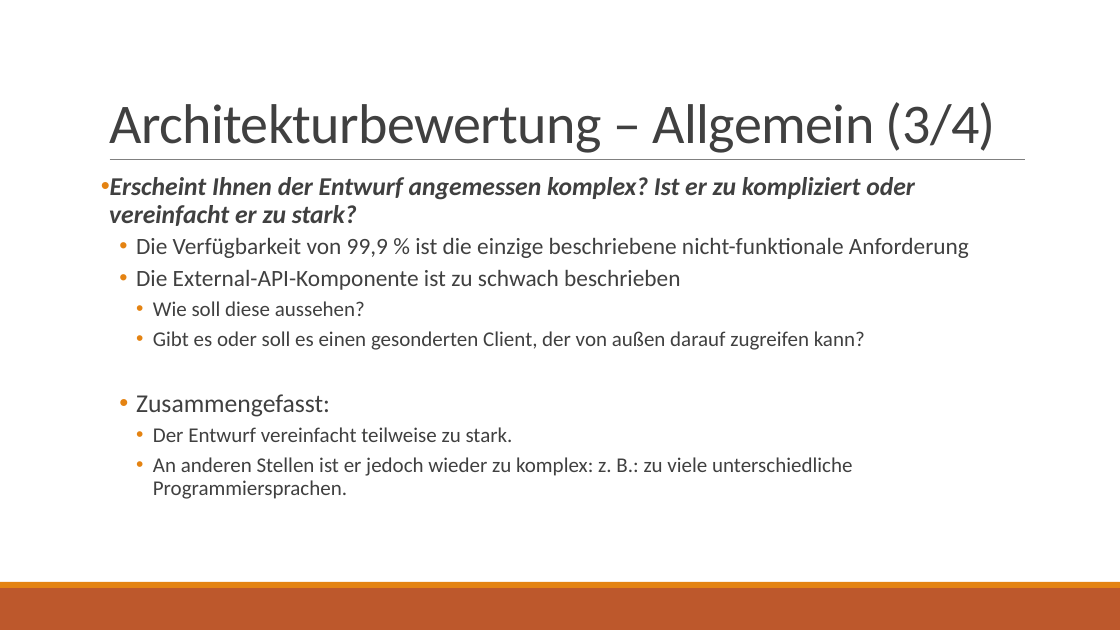
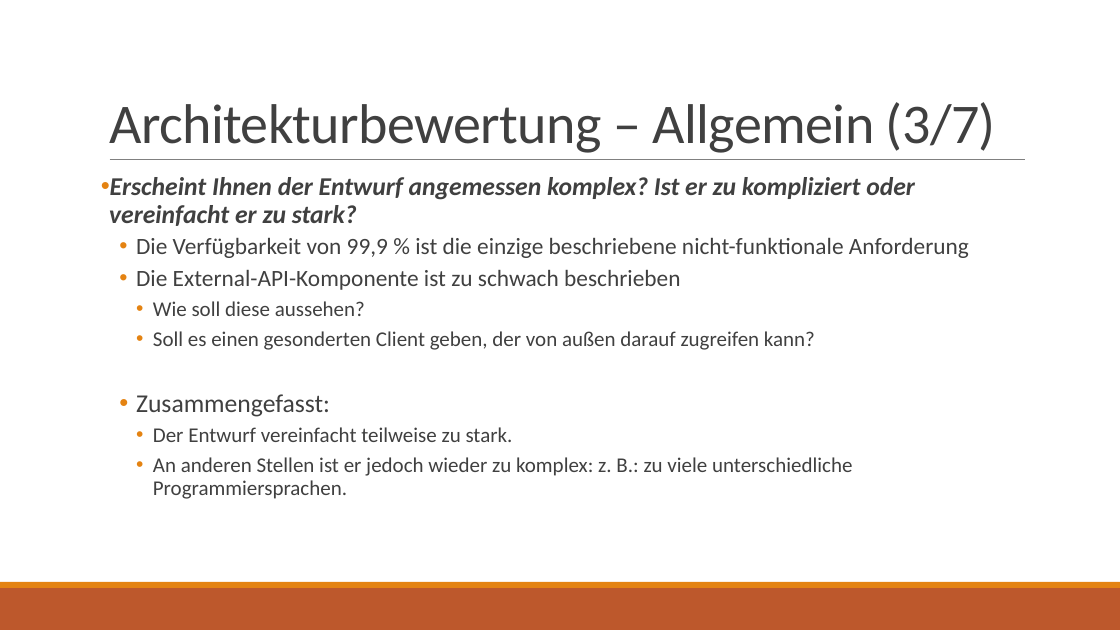
Before and after one commit to jnk111/AI_Praktikum, a slide deck: slide 11 of Aufgaben/P4/Loesung/Wochenplansoftware - Architekturbewertung.pptx. Drawn at 1120x630 pixels with LibreOffice and Linux fonts; fonts in the diff are those of the drawing. Boxes give left, top, right and bottom in pixels: in the first picture for what was removed or moved away, otherwise in the second. Text is boxed around its words. In the diff, an @@ line names an element or a change of style, - is before the commit and + after.

```diff
--- a/Aufgaben/P4/Loesung/Wochenplansoftware - Architekturbewertung.pptx
+++ b/Aufgaben/P4/Loesung/Wochenplansoftware - Architekturbewertung.pptx
@@ title at [109,102,996,153]: text changed @@
-Architekturbewertung – Allgemein (3/4)
+Architekturbewertung – Allgemein (3/7)
@@ text at [153,331,815,350]: text changed @@
-    • Gibt es oder soll es einen gesonderten Client, der von außen darauf zugreifen kann?
+    • Soll es einen gesonderten Client geben, der von außen darauf zugreifen kann?
```
Also in this commit, not shown: 11 other slides changed, 2 slides added, 1 other file.
